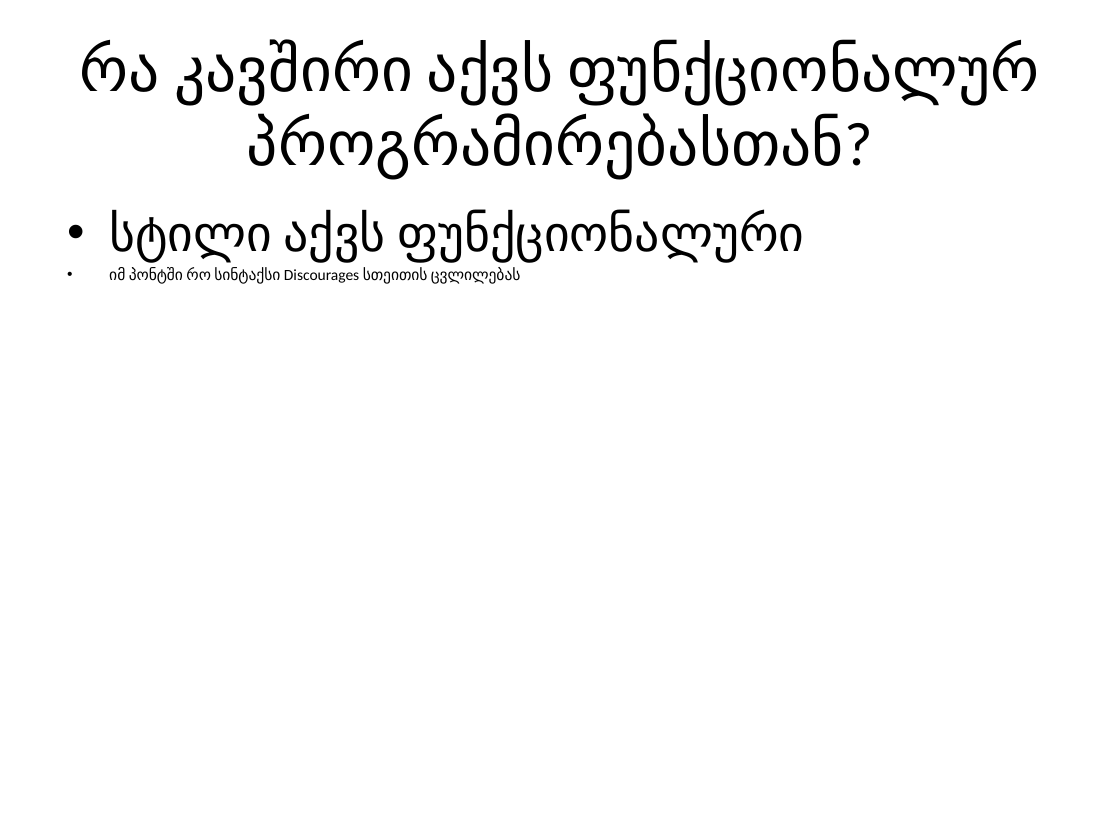
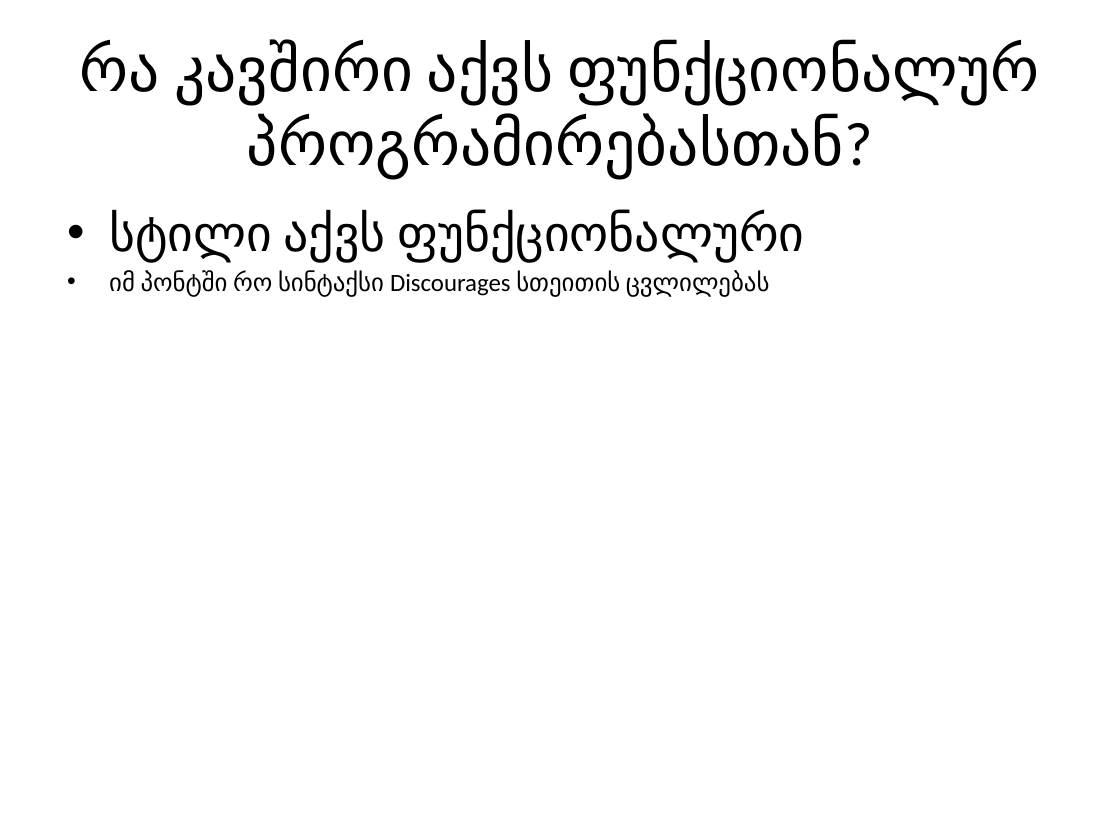
Before and after one commit to AleksandreSukh/RxSeminar, a slide deck: slide 15 of Rx.pptx (slide 12 before the commit). Drawn at 1120x840 pixels with LibreOffice and Linux fonts; fonts in the diff are those of the drawing. Boxes give left, top, right and bottom in pixels: in the first picture for what was removed or moved away, otherwise in the second. Text is boxed around its words. In the diff, an @@ line names an element or a change of style, - is before the commit and + after.

```diff
--- a/Rx.pptx
+++ b/Rx.pptx
@@ text at (109, 270, 770, 297): size 10 to 16 pt in "იმ პონტში რო სინტაქსი Discourages სთეითის ცვლილებას"; more space between paragraphs @@
```
Also in this commit, not shown: 3 other slides changed, 5 slides added, 2 slides removed, 1 other file.
